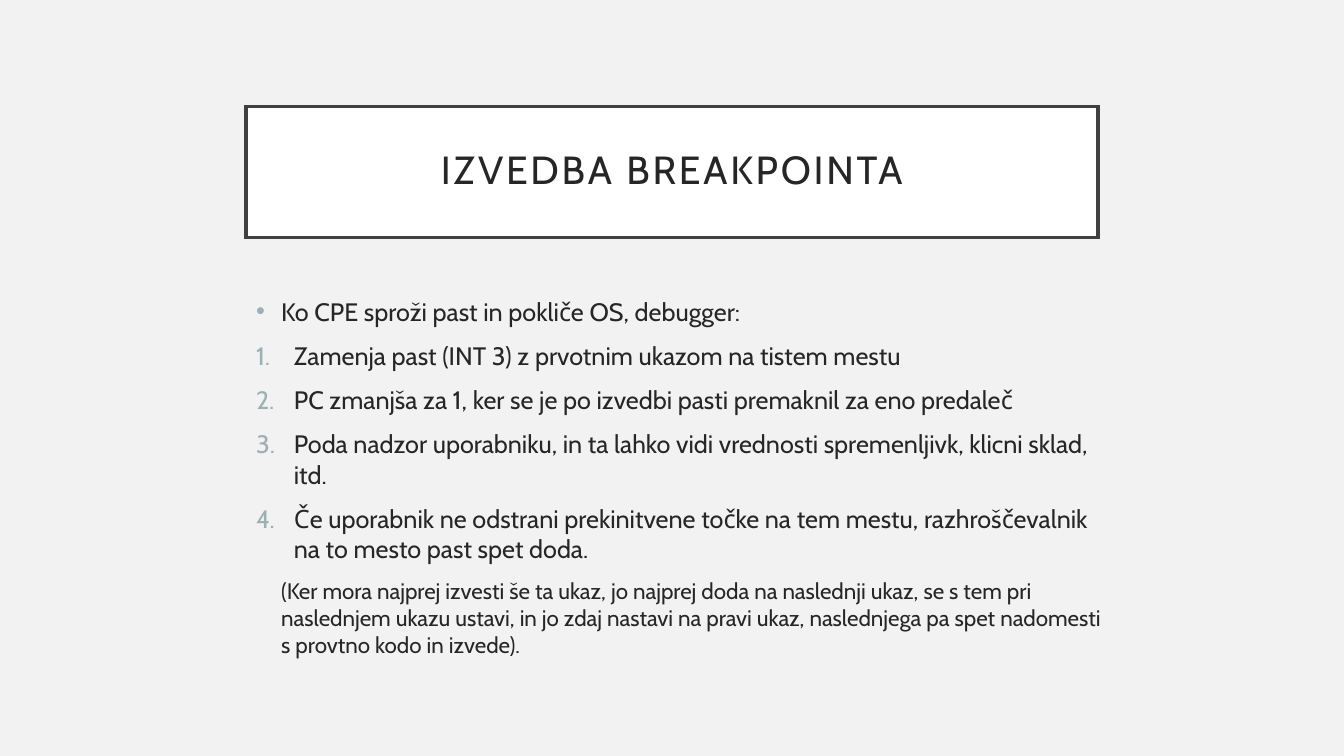
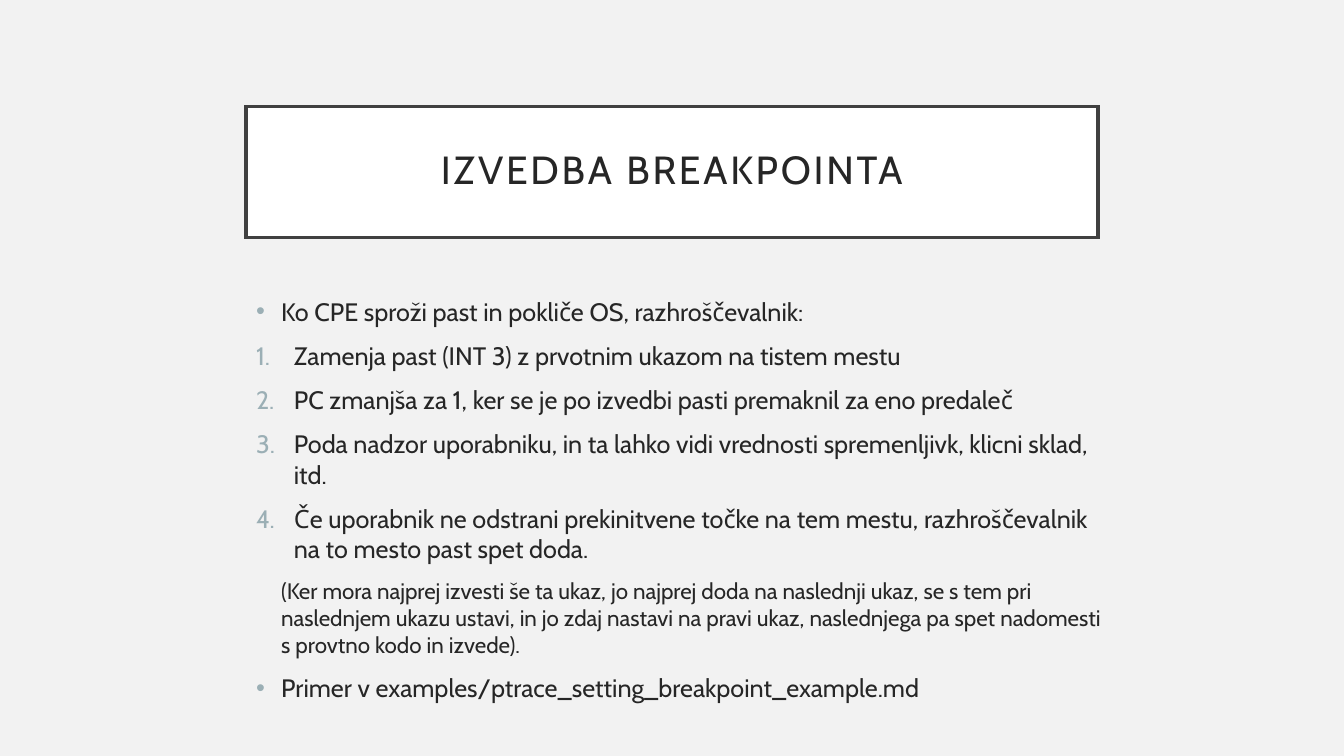
Before and after one commit to jakoberzar/razhroscevalniki, a slide deck: slide 18 of debuggers.pptx (slide 19 before the commit). Drawn at 1344x756 pixels with LibreOffice and Linux fonts; fonts in the diff are those of the drawing. Boxes give left, top, right and bottom in pixels: in the first picture for what was removed or moved away, otherwise in the second. Text is boxed around its words. In the diff, an @@ line names an element or a change of style, - is before the commit and + after.

```diff
--- a/debuggers.pptx
+++ b/debuggers.pptx
@@ text at (281, 302, 629, 327): text changed @@
-• Ko CPE sproži past in pokliče OS, debugger:
+• Ko CPE sproži past in pokliče OS, razhroščevalnik:
@@ text at (281, 678, 919, 703): paragraph added @@
+• Primer v examples/ptrace_setting_breakpoint_example.md
```
Also in this commit, not shown: 5 other slides changed, 2 slides removed, 1 other file.
